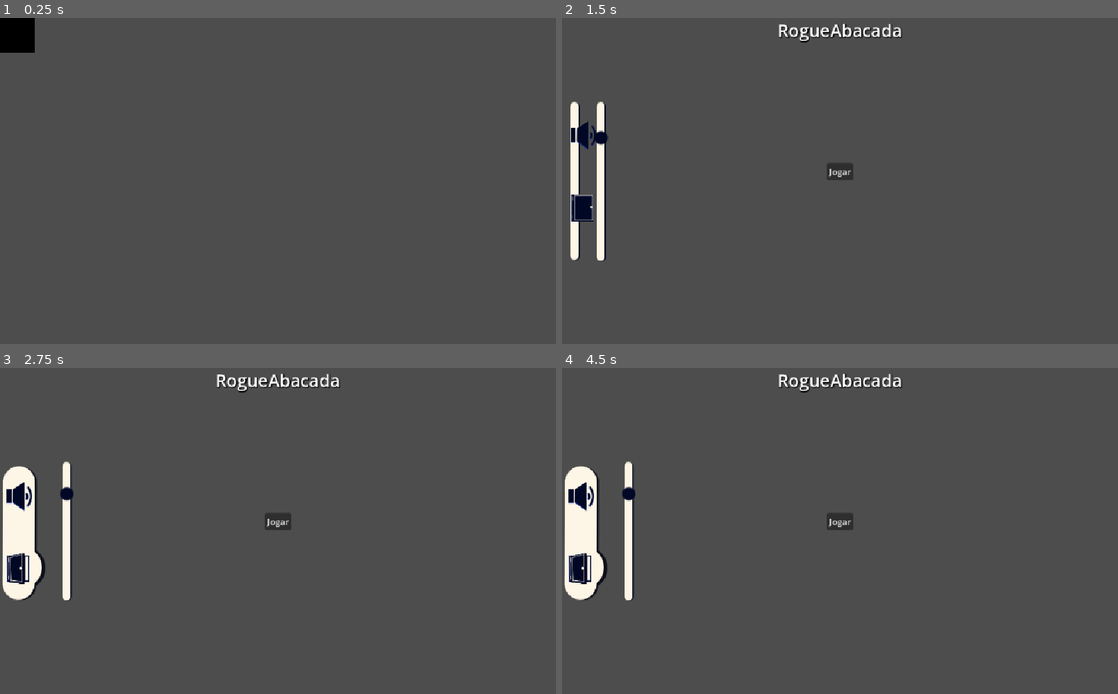
Above: before the commit, frames 1-4 (two rows, left to right).
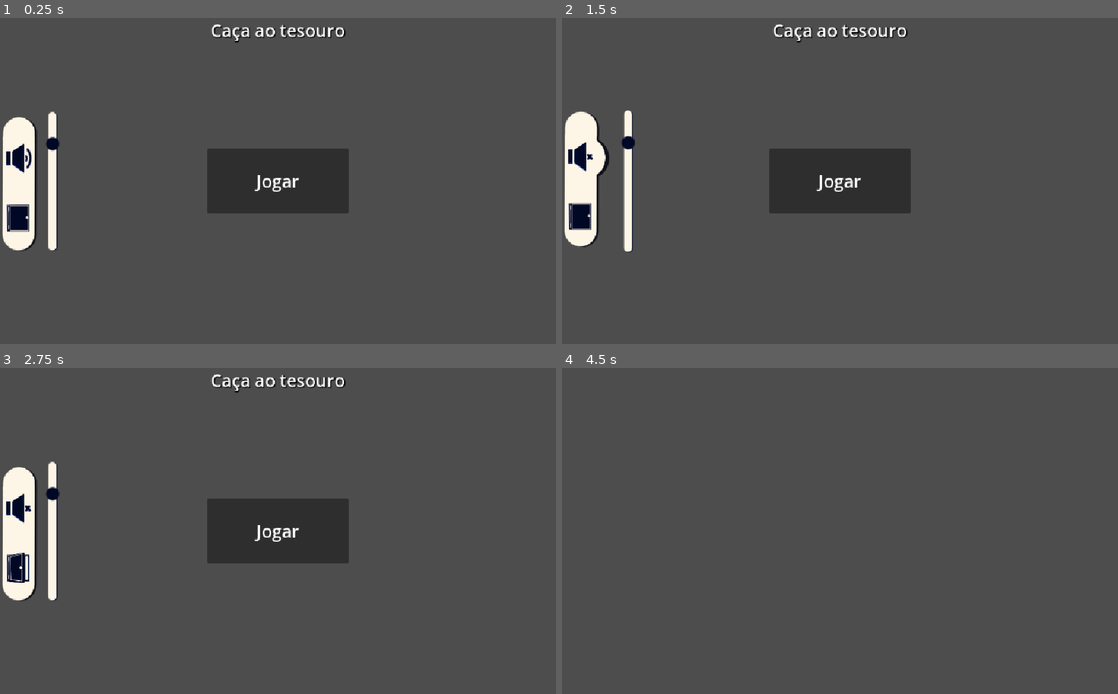
Above: after the commit, the same moments.

Repository: HedroPedro/CacaAoAbacada
Game: Godot game, scene res://scenes/menu.tscn
The game is run twice, just before and just after one commit, with the same random seed, the same clock (stepped at 60 frames per second) and the same inputs. Before the commit the project starts from res://scenes/main.tscn. Video files are missing from this copy of the repository; at most half a second of black plays in their place.
Inputs (mouse positions are in pixels of both pictures, inside the frame that each line leads up to; where the layout moved, square brackets give the same spot in the first picture):
- Up to frame 1 (0.25 s): no input
- Up to frame 2 (1.5 s): click (578, 158) at 0.52 s; click (578, 158) [584, 135] at 1.25 s
- Up to frame 3 (2.75 s): click (22, 566) [22, 557] at 2 s
- Up to frame 4 (4.5 s): click "Jogar" at 2.75 s; click (840, 521) at 3.5 s, where only the run before the commit has a clickable "Jogar"; click (584, 570) at 4.27 s

The runs differ from the first frame. In frame 1, 9.3% of the frame differs, in the area x 0-63%, y 0-72%; in frame 2, 8.9%; in frame 3, 7.6%; in frame 4, 4.0%.
Error in both runs: Trying to assign value of type 'Nil' to a variable of type 'Array'. (res://scripts/Global.gd:63)

Commit message:
feat: base

Diff:
--- a/project.godot
+++ b/project.godot
@@ -11,7 +11,7 @@
 [application]
 
 config/name="AbacaRogue"
-run/main_scene="uid://goan2fdlh4sg"
+run/main_scene="uid://dauq288wto6jk"
 config/features=PackedStringArray("4.5", "GL Compatibility")
 config/icon="res://icon.svg"
 
--- /dev/null
+++ b/scenes/game.tscn
@@ -0,0 +1,3 @@
+[gd_scene format=3 uid="uid://bylcqy872s6dj"]
+
+[node name="Game" type="Node2D"]
--- /dev/null
+++ b/scenes/menu.gd
@@ -0,0 +1,9 @@
+extends Node2D
+
+@onready var btn := $Ui/Container/VBoxContainer/Start
+
+func _ready() -> void:
+	btn.connect("pressed", _on_start_btn_pressed)
+
+func _on_start_btn_pressed() -> void:
+	get_tree().change_scene_to_file("res://scenes/game.tscn")
--- a/scenes/menu.tscn
+++ b/scenes/menu.tscn
@@ -1,7 +1,9 @@
-[gd_scene load_steps=2 format=3 uid="uid://dauq288wto6jk"]
+[gd_scene load_steps=3 format=3 uid="uid://dauq288wto6jk"]
 
+[ext_resource type="Script" uid="uid://c7fqr6yoijq0n" path="res://scenes/menu.gd" id="1_vjb58"]
 [ext_resource type="PackedScene" uid="uid://cvm7c21m42f6o" path="res://scenes/ui/ui.tscn" id="1_yqeox"]
 
 [node name="Menu" type="Node2D"]
+script = ExtResource("1_vjb58")
 
 [node name="Ui" parent="." instance=ExtResource("1_yqeox")]
--- a/scenes/ui/ui.tscn
+++ b/scenes/ui/ui.tscn
@@ -1,7 +1,7 @@
-[gd_scene load_steps=9 format=3 uid="uid://cvm7c21m42f6o"]
+[gd_scene load_steps=10 format=3 uid="uid://cvm7c21m42f6o"]
 
 [ext_resource type="Texture2D" uid="uid://bfrke7momfu27" path="res://images/menu/menu_fixo.png" id="1_0dwhk"]
-[ext_resource type="Script" uid="uid://diwinf0t5cw3c" path="res://scenes/ui/ui.gd" id="1_7vp6q"]
+[ext_resource type="Script" uid="uid://diwinf0t5cw3c" path="res://scripts/ui.gd" id="1_7vp6q"]
 [ext_resource type="Texture2D" uid="uid://cbph0iv0bqk0j" path="res://images/menu/volume.png" id="2_pfayw"]
 [ext_resource type="Texture2D" uid="uid://cjwned70oglec" path="res://images/menu/door.png" id="4_jcn1r"]
 [ext_resource type="Texture2D" uid="uid://igml6ruve4qp" path="res://images/menu/door2.png" id="5_uegxj"]
@@ -12,6 +12,9 @@
 font_size = 32
 shadow_size = 4
 shadow_color = Color(0, 0, 0, 1)
+
+[sub_resource type="SystemFont" id="SystemFont_7vp6q"]
+msdf_pixel_range = 14
 
 [node name="Ui" type="Node"]
 script = ExtResource("1_7vp6q")
@@ -36,7 +39,7 @@
 [node name="Label" type="Label" parent="Container/TitleGame"]
 layout_mode = 2
 size_flags_horizontal = 4
-text = "RogueAbacada"
+text = "Caça ao tesouro"
 label_settings = SubResource("LabelSettings_vv7ut")
 horizontal_alignment = 1
 
@@ -47,40 +50,47 @@
 anchor_top = 0.5
 anchor_right = 0.5
 anchor_bottom = 0.5
-offset_left = -44.5
-offset_top = -33.0
-offset_right = 44.5
-offset_bottom = 33.0
+offset_left = -130.0
+offset_top = -122.0
+offset_right = 130.0
+offset_bottom = 122.0
 grow_horizontal = 2
 grow_vertical = 2
+alignment = 1
 
 [node name="Start" type="Button" parent="Container/VBoxContainer"]
+custom_minimum_size = Vector2(260, 120)
 layout_mode = 2
 size_flags_horizontal = 4
+size_flags_vertical = 6
+theme_override_colors/font_color = Color(1, 1, 1, 1)
+theme_override_constants/h_separation = 10
+theme_override_fonts/font = SubResource("SystemFont_7vp6q")
+theme_override_font_sizes/font_size = 32
 text = "Jogar"
 
 [node name="BoxContainer" type="HBoxContainer" parent="Container"]
 layout_mode = 1
-anchors_preset = 4
-anchor_top = 0.5
-anchor_bottom = 0.5
-offset_top = -131.0
-offset_right = 92.0
-offset_bottom = 131.0
+anchors_preset = -1
+anchor_top = 0.282
+anchor_bottom = 0.282
+offset_top = -0.19999695
+offset_right = 117.0
+offset_bottom = 261.8
 grow_vertical = 2
 
 [node name="Bar" type="TextureRect" parent="Container/BoxContainer"]
+clip_contents = true
 layout_mode = 2
-size_flags_horizontal = 6
-size_flags_vertical = 4
+size_flags_vertical = 8
 texture = ExtResource("1_0dwhk")
 
 [node name="Mute" type="TextureButton" parent="Container/BoxContainer/Bar"]
 layout_mode = 0
-offset_left = 2.0
-offset_top = 38.0
-offset_right = 67.0
-offset_bottom = 95.0
+offset_left = 1.0
+offset_top = 61.0
+offset_right = 66.0
+offset_bottom = 118.0
 size_flags_horizontal = 4
 size_flags_vertical = 0
 texture_normal = ExtResource("2_pfayw")
@@ -107,6 +117,10 @@
 max_value = 5.0
 step = 0.0
 
+[connection signal="mouse_entered" from="Container/BoxContainer/Bar" to="." method="reset_bar"]
 [connection signal="mouse_entered" from="Container/BoxContainer/Bar/Mute" to="." method="_on_mute_mouse_entered"]
+[connection signal="mouse_exited" from="Container/BoxContainer/Bar/Mute" to="." method="reset_bar"]
 [connection signal="pressed" from="Container/BoxContainer/Bar/Mute" to="." method="_on_mute_pressed"]
 [connection signal="mouse_entered" from="Container/BoxContainer/Bar/Leave" to="." method="_on_leave_mouse_entered"]
+[connection signal="mouse_exited" from="Container/BoxContainer/Bar/Leave" to="." method="reset_bar"]
+[connection signal="pressed" from="Container/BoxContainer/Bar/Leave" to="." method="_on_leave_pressed"]
--- /dev/null
+++ b/scenes/ui/word_button.tscn
@@ -0,0 +1,5 @@
+[gd_scene format=3 uid="uid://bdgi1p3siufnt"]
+
+[node name="WordButton" type="Control"]
+layout_mode = 3
+anchors_preset = 0
--- a/scenes/ui/ui.gd
+++ b/scripts/ui.gd
@@ -3,20 +3,16 @@
 @onready var mute_btn := $Container/BoxContainer/Bar/Mute
 @onready var with_sound := load("res://images/menu/volume.png")
 @onready var no_sound := load("res://images/menu/muted.png")
-@onready var default_bar := load("res://images/menu/slider_vol.png")
+@onready var default_bar := load("res://images/menu/menu_fixo.png")
 @onready var bar_sound_focus := load("res://images/menu/menu_fixo_som.png")
 @onready var bar_exit_focus := load("res://images/menu/menu_fixo_porta.png")
 var has_sound = true
-# Called when the node enters the scene tree for the first time.
-func _ready() -> void:
-	bar.mouse_entered.connect(reset_bar)
-	mute_btn.mouse_entered.connect(reset_bar)
 
 func _on_mute_mouse_entered() -> void:
-	pass # Replace with function body.
+	bar.texture = bar_sound_focus
 
 func _on_leave_pressed() -> void:
-	pass # Replace with function body.
+	bar.texture = default_bar
 
 func _on_leave_mouse_entered() -> void:
 	bar.texture = bar_exit_focus
@@ -26,9 +22,9 @@
 	var audio := AudioServer.get_bus_index("Master")
 	if has_sound:
 		mute_btn.texture_normal = no_sound
-	else:
-		AudioServer.set_bus_mute(audio, false)
-		mute_btn.texture_normal = with_sound
+		return
+	AudioServer.set_bus_mute(audio, false)
+	mute_btn.texture_normal = with_sound
 
 func reset_bar() -> void:
 	bar.texture = default_bar
Binary file added: images/buttons/arrowBeige_left.png
Not shown, added: images/buttons/arrowBeige_left.png.import
Binary file added: images/buttons/arrowBeige_right.png
Not shown, added: images/buttons/arrowBeige_right.png.import
Binary file added: images/buttons/arrowBlue_left.png
Not shown, added: images/buttons/arrowBlue_left.png.import
Binary file added: images/buttons/arrowBlue_right.png
Not shown, added: images/buttons/arrowBlue_right.png.import
Binary file added: images/buttons/arrowBrown_left.png
Not shown, added: images/buttons/arrowBrown_left.png.import
Binary file added: images/buttons/arrowBrown_right.png
Not shown, added: images/buttons/arrowBrown_right.png.import
(and 164 more such lines)
